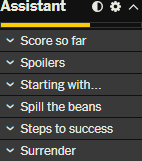
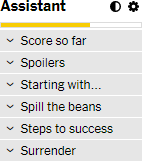
Comparing the layer stacks of the two (142, 161) images. Changes:
moved "light" above "dark", painted on it over 0, 0, 142, 161
painted on "dark" over 92, 1, 139, 12
